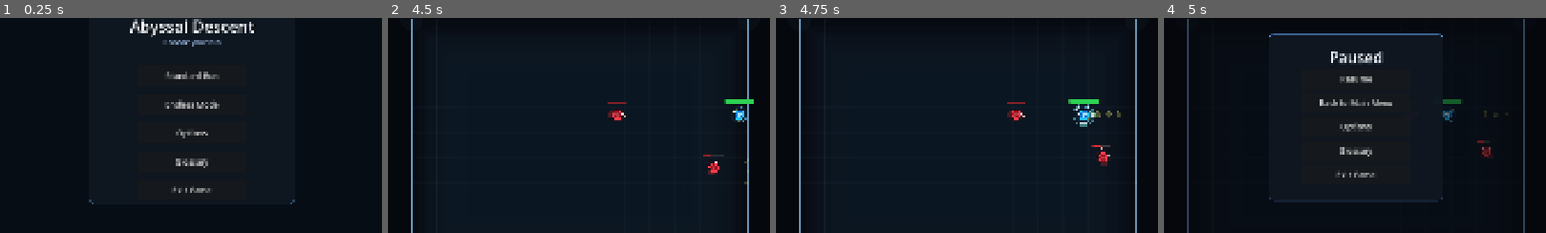
Above: before the commit, frames 1-4 (left to right).
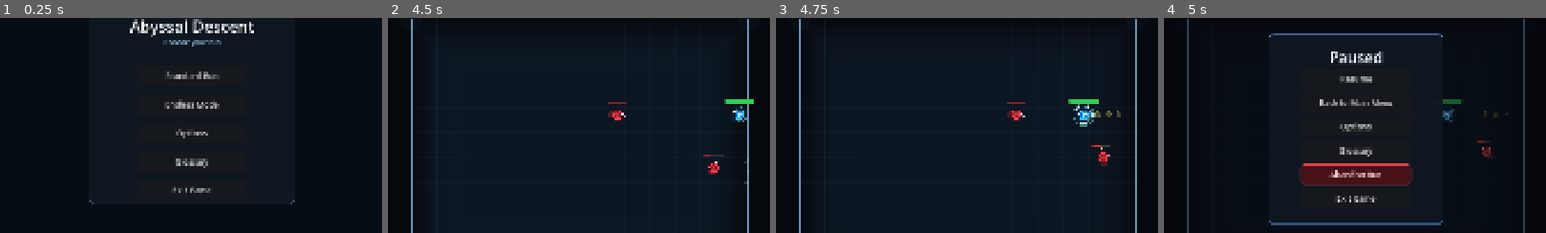
Above: after the commit, the same moments.

Repository: Excellund/AbyssalDescent
Game: Godot game, scene res://scenes/Menu.tscn
The game is run twice, just before and just after one commit, with the same random seed, the same clock (stepped at 60 frames per second) and the same inputs. Sound files missing from this copy of the repository are replaced by a short silence.
Inputs (mouse positions are % of the whole screen's width and height, from its top left):
- Up to frame 1 (0.25 s): no input
- Up to frame 2 (4.5 s): click "Standard Run" at 0.5 s; tap Enter at 1.25 s; move the mouse to (72, 45) at 1.27 s; hold D (move_right) 1.28-2.03 s; click (72, 45) at 1.35 s; tap Space (dash) at 1.55, 2.1, 3.05, 3.6 s; move the mouse to (30, 55) at 2.02 s; hold S (move_down) 2.03-2.78 s; click (30, 55) at 2.3 s; move the mouse to (60, 28) at 2.77 s; hold D (move_right) 2.78-3.53 s; click (60, 28) at 2.85 s; move the mouse to (45, 70) at 3.52 s; hold W (move_up) 3.53-4.28 s; click (45, 70) at 3.8 s; move the mouse to (80, 65) at 4.27 s; hold A (move_left) from 4.28 s (still down); tap E (interact) at 4.35 s
- Up to frame 3 (4.75 s): keep holding A (move_left); tap Space (dash) at 4.55 s
- Up to frame 4 (5 s): keep holding A (move_left); tap Escape (ui_cancel) at 4.9 s
The pictures show only the part of the screen within x 25-75%, y 20-70%; the shares and areas given below are measured in that part.

Frames 1-3 are identical in both runs. In frame 4, 4.0% of the frame differs, in the area x 27-73%, y 67-97%.

Commit message:
Add save/continue run checkpoint system

Diff:
--- a/scripts/menu_controller.gd
+++ b/scripts/menu_controller.gd
@@ -14,6 +14,7 @@
 var master_value_label: Label
 var music_value_label: Label
 var menu_music_player: AudioStreamPlayer
+var primary_run_button: Button
 
 func _ready() -> void:
 	if _should_autostart_debug_encounter():
@@ -94,9 +95,9 @@
 	subtitle.add_theme_color_override("font_color", Color(0.7, 0.84, 1.0, 0.9))
 	root_panel.add_child(subtitle)
 
-	var standard_button := _make_menu_button("Standard Run", Vector2(120.0, 170.0))
-	standard_button.pressed.connect(_on_standard_pressed)
-	root_panel.add_child(standard_button)
+	primary_run_button = _make_menu_button("Standard Run", Vector2(120.0, 170.0))
+	primary_run_button.pressed.connect(_on_primary_run_pressed)
+	root_panel.add_child(primary_run_button)
 
 	var endless_button := _make_menu_button("Endless Mode", Vector2(120.0, 242.0))
 	endless_button.pressed.connect(_on_endless_pressed)
@@ -113,6 +114,7 @@
 	var exit_button := _make_menu_button("Exit Game", Vector2(120.0, 458.0))
 	exit_button.pressed.connect(_on_exit_pressed)
 	root_panel.add_child(exit_button)
+	_refresh_primary_run_button()
 
 	options_panel = _build_options_panel()
 	options_panel.visible = false
@@ -206,11 +208,24 @@
 
 	return panel
 
-func _on_standard_pressed() -> void:
+func _on_primary_run_pressed() -> void:
+	if _has_saved_run():
+		_on_continue_pressed()
+		return
+	_clear_saved_run()
 	_set_run_mode(ENUMS.RunMode.STANDARD)
 	get_tree().change_scene_to_file(GAMEPLAY_SCENE_PATH)
 
+func _on_continue_pressed() -> void:
+	var run_context := get_node_or_null(RUN_CONTEXT_PATH)
+	if run_context == null:
+		return
+	if run_context.has_method("request_resume_saved_run"):
+		run_context.call("request_resume_saved_run")
+	get_tree().change_scene_to_file(GAMEPLAY_SCENE_PATH)
+
 func _on_endless_pressed() -> void:
+	_clear_saved_run()
 	_set_run_mode(ENUMS.RunMode.ENDLESS)
 	get_tree().change_scene_to_file(GAMEPLAY_SCENE_PATH)
 
@@ -329,3 +344,23 @@
 	var run_context := get_node_or_null(RUN_CONTEXT_PATH)
 	if run_context != null and run_context.has_method("set_run_mode"):
 		run_context.call("set_run_mode", mode)
+
+func _refresh_primary_run_button() -> void:
+	if primary_run_button == null:
+		return
+	primary_run_button.text = "Continue Run" if _has_saved_run() else "Standard Run"
+
+func _has_saved_run() -> bool:
+	var run_context := get_node_or_null(RUN_CONTEXT_PATH)
+	if run_context == null or not run_context.has_method("has_saved_run"):
+		return false
+	return bool(run_context.call("has_saved_run"))
+
+func _clear_saved_run() -> void:
+	var run_context := get_node_or_null(RUN_CONTEXT_PATH)
+	if run_context == null:
+		return
+	if run_context.has_method("clear_active_run"):
+		run_context.call("clear_active_run")
+	if run_context.has_method("clear_resume_saved_run_request"):
+		run_context.call("clear_resume_saved_run_request")
--- a/scripts/pause_menu_controller.gd
+++ b/scripts/pause_menu_controller.gd
@@ -5,6 +5,7 @@
 signal pause_opened
 signal pause_closed
 signal back_to_main_menu_requested
+signal abandon_run_requested
 signal exit_game_requested
 
 var run_context_path: String = "/root/RunContext"
@@ -74,7 +75,7 @@
 	pause_menu_layer.add_child(backdrop)
 
 	pause_menu_panel = Panel.new()
-	pause_menu_panel.custom_minimum_size = Vector2(440.0, 420.0)
+	pause_menu_panel.custom_minimum_size = Vector2(440.0, 480.0)
 	pause_menu_panel.position = Vector2(740.0, 260.0)
 	var panel_style := StyleBoxFlat.new()
 	panel_style.bg_color = Color(0.06, 0.09, 0.13, 0.94)
@@ -123,7 +124,14 @@
 	)
 	pause_menu_panel.add_child(glossary_button)
 
-	var exit_button := _make_pause_button("Exit Game", Vector2(80.0, 328.0))
+	var abandon_run_button := _make_pause_button("Abandon Run", Vector2(80.0, 328.0))
+	_apply_destructive_button_style(abandon_run_button)
+	abandon_run_button.pressed.connect(func() -> void:
+		abandon_run_requested.emit()
+	)
+	pause_menu_panel.add_child(abandon_run_button)
+
+	var exit_button := _make_pause_button("Exit Game", Vector2(80.0, 388.0))
 	exit_button.pressed.connect(func() -> void:
 		exit_game_requested.emit()
 	)
@@ -146,6 +154,32 @@
 	button.custom_minimum_size = Vector2(280.0, 52.0)
 	button.add_theme_font_size_override("font_size", 20)
 	return button
+
+func _apply_destructive_button_style(button: Button) -> void:
+	var normal_style := StyleBoxFlat.new()
+	normal_style.bg_color = Color(0.3, 0.07, 0.09, 0.9)
+	normal_style.border_color = Color(0.86, 0.26, 0.3, 0.95)
+	normal_style.set_border_width_all(2)
+	normal_style.set_corner_radius_all(8)
+	button.add_theme_stylebox_override("normal", normal_style)
+
+	var hover_style := StyleBoxFlat.new()
+	hover_style.bg_color = Color(0.4, 0.1, 0.12, 0.94)
+	hover_style.border_color = Color(0.96, 0.34, 0.38, 1.0)
+	hover_style.set_border_width_all(2)
+	hover_style.set_corner_radius_all(8)
+	button.add_theme_stylebox_override("hover", hover_style)
+
+	var pressed_style := StyleBoxFlat.new()
+	pressed_style.bg_color = Color(0.25, 0.06, 0.08, 0.96)
+	pressed_style.border_color = Color(0.84, 0.24, 0.3, 1.0)
+	pressed_style.set_border_width_all(2)
+	pressed_style.set_corner_radius_all(8)
+	button.add_theme_stylebox_override("pressed", pressed_style)
+
+	button.add_theme_color_override("font_color", Color(1.0, 0.86, 0.86, 1.0))
+	button.add_theme_color_override("font_hover_color", Color(1.0, 0.94, 0.94, 1.0))
+	button.add_theme_color_override("font_pressed_color", Color(1.0, 0.82, 0.82, 1.0))
 
 func _build_pause_options_panel() -> Panel:
 	var panel := Panel.new()
--- a/scripts/player.gd
+++ b/scripts/player.gd
@@ -7,6 +7,57 @@
 const ENEMY_BASE := preload("res://scripts/enemy_base.gd")
 const DAMAGEABLE := preload("res://scripts/shared/damageable.gd")
 const ENCOUNTER_CONTRACTS := preload("res://scripts/shared/encounter_contracts.gd")
+const RUN_SNAPSHOT_VERSION := 1
+const RUN_SNAPSHOT_PROPERTIES := [
+	"max_speed",
+	"dash_cooldown",
+	"attack_damage",
+	"attack_range",
+	"attack_arc_degrees",
+	"attack_cooldown",
+	"attack_lock_duration",
+	"iron_skin_armor",
+	"iron_skin_stacks",
+	"reward_razor_wind",
+	"reward_execution_edge",
+	"reward_rupture_wave",
+	"reward_aegis_field",
+	"reward_hunters_snare",
+	"razor_wind_stacks",
+	"execution_edge_stacks",
+	"rupture_wave_stacks",
+	"aegis_field_stacks",
+	"hunters_snare_stacks",
+	"execution_every",
+	"execution_damage_mult",
+	"rupture_wave_radius",
+	"rupture_wave_damage_ratio",
+	"razor_wind_range_scale",
+	"razor_wind_arc_degrees",
+	"razor_wind_damage_ratio",
+	"aegis_field_resist_ratio",
+	"aegis_field_resist_duration",
+	"aegis_field_pulse_radius",
+	"aegis_field_slow_duration",
+	"aegis_field_slow_mult",
+	"aegis_field_cooldown",
+	"aegis_field_active_left",
+	"aegis_field_cooldown_left",
+	"hunters_snare_bonus_damage",
+	"hunters_snare_slow_duration",
+	"hunters_snare_slow_mult",
+	"reward_phantom_step",
+	"reward_void_dash",
+	"reward_static_wake",
+	"phantom_step_stacks",
+	"void_dash_stacks",
+	"static_wake_stacks",
+	"phantom_step_damage",
+	"phantom_step_slow_duration",
+	"void_dash_range_mult",
+	"static_wake_damage",
+	"static_wake_lifetime"
+]
 
 signal health_changed(current_health: int, max_health: int)
 signal died
@@ -457,6 +508,58 @@
 		return
 	upgrade_system.initialize(self, null, registry)
 
+func build_run_snapshot() -> Dictionary:
+	var properties: Dictionary = {}
+	for property_name in RUN_SNAPSHOT_PROPERTIES:
+		properties[property_name] = get(property_name)
+	var trial_stacks: Dictionary = {}
+	if is_instance_valid(upgrade_system):
+		var raw_stacks: Variant = upgrade_system.get("trial_power_stacks")
+		if raw_stacks is Dictionary:
+			trial_stacks = (raw_stacks as Dictionary).duplicate(true)
+	return {
+		"version": RUN_SNAPSHOT_VERSION,
+		"current_health": _get_current_health(),
+		"properties": properties,
+		"active_objective_mutators": get_active_objective_mutators(),
+		"trial_power_stacks": trial_stacks
+	}
+
+func apply_run_snapshot(snapshot: Dictionary) -> void:
+	if snapshot.is_empty():
+		return
+	var properties := snapshot.get("properties", {}) as Dictionary
+	for property_name in properties.keys():
+		set(String(property_name), properties[property_name])
+	var mutators := snapshot.get("active_objective_mutators", []) as Array
+	active_objective_mutators.clear()
+	for mutator_entry in mutators:
+		if mutator_entry is Dictionary:
+			active_objective_mutators.append((mutator_entry as Dictionary).duplicate(true))
+	_recalculate_objective_mutator_totals()
+	var trial_stacks := snapshot.get("trial_power_stacks", {}) as Dictionary
+	if is_instance_valid(upgrade_system):
+		upgrade_system.set("trial_power_stacks", trial_stacks.duplicate(true))
+	if is_instance_valid(health_state):
+		health_state.max_health = max_health
+		health_state.set_health(int(snapshot.get("current_health", max_health)))
+
+	dash_time_left = 0.0
+	dash_cooldown_left = 0.0
+	attack_cooldown_left = 0.0
+	attack_anim_time_left = 0.0
+	attack_lock_time_left = 0.0
+	dash_phase_release_left = 0.0
+	dash_enemy_exceptions.clear()
+	queued_attack_after_dash = false
+	phantom_step_hit_ids.clear()
+	phantom_step_ghost_positions.clear()
+	static_wake_trails.clear()
+	void_dash_reset_pulse_left = 0.0
+	_set_dash_phasing(false)
+	velocity = Vector2.ZERO
+	queue_redraw()
+
 func apply_trial_power(reward_id: String) -> void:
 	upgrade_system.apply_trial_power(reward_id)
 
--- a/scripts/run_context.gd
+++ b/scripts/run_context.gd
@@ -4,10 +4,13 @@
 const MODE_STANDARD := "standard"
 const MODE_ENDLESS := "endless"
 const SETTINGS_STORE := preload("res://scripts/settings_store.gd")
+const ACTIVE_RUN_SAVE_PATH := "user://active_run.save"
+const ACTIVE_RUN_VERSION := 1
 
 var run_mode: int = ENUMS.RunMode.STANDARD
 var master_volume_db: float = 0.0
 var music_volume_db: float = -46.0
+var resume_saved_run_requested: bool = false
 
 func _ready() -> void:
 	load_audio_settings()
@@ -44,3 +47,54 @@
 	var master_bus := AudioServer.get_bus_index("Master")
 	if master_bus >= 0:
 		AudioServer.set_bus_volume_db(master_bus, master_volume_db)
+
+func has_saved_run() -> bool:
+	return FileAccess.file_exists(ACTIVE_RUN_SAVE_PATH)
+
+func save_active_run(snapshot: Dictionary) -> bool:
+	if snapshot.is_empty():
+		return false
+	var file := FileAccess.open(ACTIVE_RUN_SAVE_PATH, FileAccess.WRITE)
+	if file == null:
+		return false
+	var payload := {
+		"version": ACTIVE_RUN_VERSION,
+		"saved_at_unix": int(Time.get_unix_time_from_system()),
+		"snapshot": snapshot.duplicate(true)
+	}
+	file.store_var(payload)
+	return true
+
+func load_active_run() -> Dictionary:
+	if not has_saved_run():
+		return {}
+	var file := FileAccess.open(ACTIVE_RUN_SAVE_PATH, FileAccess.READ)
+	if file == null:
+		return {}
+	var payload_raw: Variant = file.get_var()
+	if not (payload_raw is Dictionary):
+		return {}
+	var payload := payload_raw as Dictionary
+	if int(payload.get("version", -1)) != ACTIVE_RUN_VERSION:
+		return {}
+	var snapshot_raw: Variant = payload.get("snapshot", {})
+	if not (snapshot_raw is Dictionary):
+		return {}
+	return (snapshot_raw as Dictionary).duplicate(true)
+
+func clear_active_run() -> void:
+	if not has_saved_run():
+		return
+	DirAccess.remove_absolute(ProjectSettings.globalize_path(ACTIVE_RUN_SAVE_PATH))
+
+func request_resume_saved_run() -> void:
+	resume_saved_run_requested = true
+
+func consume_resume_saved_run_request() -> bool:
+	if not resume_saved_run_requested:
+		return false
+	resume_saved_run_requested = false
+	return true
+
+func clear_resume_saved_run_request() -> void:
+	resume_saved_run_requested = false
--- a/scripts/world_generator.gd
+++ b/scripts/world_generator.gd
@@ -19,6 +19,7 @@
 const ENCOUNTER_CONTRACTS := preload("res://scripts/shared/encounter_contracts.gd")
 const RUN_CONTEXT_PATH := "/root/RunContext"
 const MENU_SCENE_PATH := "res://scenes/Menu.tscn"
+const RUN_SNAPSHOT_VERSION := 1
 const WORLD_HUD_SCRIPT := preload("res://scripts/world_hud.gd")
 const WORLD_RENDERER_SCRIPT := preload("res://scripts/world_renderer.gd")
 const PAUSE_MENU_CONTROLLER_SCRIPT := preload("res://scripts/pause_menu_controller.gd")
@@ -225,11 +226,14 @@
 	pause_menu_controller.connect("pause_opened", Callable(self, "_on_pause_menu_opened"))
 	pause_menu_controller.connect("pause_closed", Callable(self, "_on_pause_menu_closed"))
 	pause_menu_controller.connect("back_to_main_menu_requested", Callable(self, "_on_pause_back_to_menu_requested"))
+	pause_menu_controller.connect("abandon_run_requested", Callable(self, "_on_pause_abandon_run_requested"))
 	pause_menu_controller.connect("exit_game_requested", Callable(self, "_on_pause_exit_game_requested"))
 	victory_screen = VICTORY_SCREEN_SCRIPT.new()
 	add_child(victory_screen)
 	victory_screen.connect("back_to_main_menu_requested", Callable(self, "_on_victory_back_to_menu"))
 	hud.refresh(_get_hud_state(), player)
+	if _try_resume_saved_run():
+		return
 	_apply_debug_start_powers_if_needed()
 	if debug_trigger_victory:
 		victory_screen.call("show_victory", 0)
@@ -1102,12 +1106,172 @@
 	choosing_next_room = false
 	boss_unlocked = false
 	pending_room_reward = ENUMS.RewardMode.NONE
+	_clear_active_run_checkpoint()
 	hud.show_banner("Run Complete", "")
 	if is_instance_valid(victory_screen):
 		victory_screen.call("show_victory", rooms_cleared)
 
 func _get_run_context() -> Node:
 	return get_node_or_null(RUN_CONTEXT_PATH)
+
+func _try_resume_saved_run() -> bool:
+	var run_context := _get_run_context()
+	if run_context == null:
+		return false
+	if not run_context.has_method("consume_resume_saved_run_request"):
+		return false
+	if not bool(run_context.call("consume_resume_saved_run_request")):
+		return false
+	if not run_context.has_method("load_active_run"):
+		return false
+	var snapshot := run_context.call("load_active_run") as Dictionary
+	if snapshot.is_empty():
+		return false
+	if int(snapshot.get("version", -1)) != RUN_SNAPSHOT_VERSION:
+		if run_context.has_method("clear_active_run"):
+			run_context.call("clear_active_run")
+		return false
+	if not _apply_active_run_snapshot(snapshot):
+		if run_context.has_method("clear_active_run"):
+			run_context.call("clear_active_run")
+		return false
+	return true
+
+func _save_active_run_checkpoint() -> void:
+	var run_context := _get_run_context()
+	if run_context == null:
+		return
+	if not run_context.has_method("save_active_run"):
+		return
+	var snapshot := _build_active_run_snapshot()
+	if snapshot.is_empty():
+		return
+	run_context.call("save_active_run", snapshot)
+
+func _clear_active_run_checkpoint() -> void:
+	var run_context := _get_run_context()
+	if run_context == null:
+		return
+	if run_context.has_method("clear_active_run"):
+		run_context.call("clear_active_run")
+	if run_context.has_method("clear_resume_saved_run_request"):
+		run_context.call("clear_resume_saved_run_request")
+
+func _build_active_run_snapshot() -> Dictionary:
+	if not is_instance_valid(player):
+		return {}
+	var run_context := _get_run_context()
+	var run_mode_value: Variant = ENUMS.RunMode.ENDLESS if _is_endless_mode() else ENUMS.RunMode.STANDARD
+	if run_context != null:
+		var context_mode: Variant = run_context.get("run_mode")
+		if context_mode != null:
+			run_mode_value = context_mode
+	var player_snapshot: Dictionary = {}
+	if player.has_method("build_run_snapshot"):
+		player_snapshot = player.call("build_run_snapshot") as Dictionary
+	return {
+		"version": RUN_SNAPSHOT_VERSION,
+		"run_mode": run_mode_value,
+		"rooms_cleared": rooms_cleared,
+		"room_depth": room_depth,
+		"active_room_enemy_count": active_room_enemy_count,
+		"boss_unlocked": boss_unlocked,
+		"in_boss_room": in_boss_room,
+		"in_second_boss_room": in_second_boss_room,
+		"first_boss_defeated": first_boss_defeated,
+		"phase_two_rooms_cleared": phase_two_rooms_cleared,
+		"endless_boss_defeated": endless_boss_defeated,
+		"choosing_next_room": choosing_next_room,
+		"run_cleared": run_cleared,
+		"boons_taken": boons_taken.duplicate(),
+		"arcana_rewards_taken": arcana_rewards_taken.duplicate(),
+		"current_room_size": current_room_size,
+		"current_room_static_camera": current_room_static_camera,
+		"current_room_label": current_room_label,
+		"door_options": door_options.duplicate(true),
+		"pending_room_reward": pending_room_reward,
+		"current_room_enemy_mutator": current_room_enemy_mutator.duplicate(true),
+		"current_room_player_mutator": current_room_player_mutator.duplicate(true),
+		"active_objective_kind": active_objective_kind,
+		"objective_time_left": objective_time_left,
+		"objective_spawn_interval": objective_spawn_interval,
+		"objective_spawn_timer": objective_spawn_timer,
+		"objective_spawn_batch": objective_spawn_batch,
+		"objective_max_enemies": objective_max_enemies,
+		"objective_kill_target": objective_kill_target,
+		"objective_kills": objective_kills,
+		"objective_overtime": objective_overtime,
+		"objective_survival_quota_announced": objective_survival_quota_announced,
+		"player_snapshot": player_snapshot
+	}
+
+func _apply_active_run_snapshot(snapshot: Dictionary) -> bool:
+	if not is_instance_valid(player):
+		return false
+	var run_context := _get_run_context()
+	if run_context != null and run_context.has_method("set_run_mode"):
+		run_context.call("set_run_mode", snapshot.get("run_mode", ENUMS.RunMode.STANDARD))
+
+	rooms_cleared = int(snapshot.get("rooms_cleared", rooms_cleared))
+	room_depth = int(snapshot.get("room_depth", room_depth))
+	active_room_enemy_count = 0
+	boss_unlocked = bool(snapshot.get("boss_unlocked", boss_unlocked))
+	in_boss_room = bool(snapshot.get("in_boss_room", false))
+	in_second_boss_room = bool(snapshot.get("in_second_boss_room", false))
+	first_boss_defeated = bool(snapshot.get("first_boss_defeated", first_boss_defeated))
+	phase_two_rooms_cleared = int(snapshot.get("phase_two_rooms_cleared", phase_two_rooms_cleared))
+	endless_boss_defeated = bool(snapshot.get("endless_boss_defeated", endless_boss_defeated))
+	run_cleared = bool(snapshot.get("run_cleared", false))
+	choosing_next_room = bool(snapshot.get("choosing_next_room", true))
+	if not choosing_next_room:
+		choosing_next_room = true
+
+	boons_taken = _to_string_array(snapshot.get("boons_taken", []))
+	arcana_rewards_taken = _to_string_array(snapshot.get("arcana_rewards_taken", []))
+	current_room_size = snapshot.get("current_room_size", room_base_size) as Vector2
+	current_room_static_camera = bool(snapshot.get("current_room_static_camera", true))
+	current_room_label = String(snapshot.get("current_room_label", "Doorway"))
+	var loaded_doors := snapshot.get("door_options", []) as Array
+	door_options.clear()
+	for door in loaded_doors:
+		if door is Dictionary:
+			door_options.append((door as Dictionary).duplicate(true))
+	pending_room_reward = int(snapshot.get("pending_room_reward", ENUMS.RewardMode.NONE))
+	current_room_enemy_mutator = snapshot.get("current_room_enemy_mutator", {}) as Dictionary
+	current_room_player_mutator = snapshot.get("current_room_player_mutator", {}) as Dictionary
+
+	active_objective_kind = String(snapshot.get("active_objective_kind", ""))
+	objective_time_left = float(snapshot.get("objective_time_left", 0.0))
+	objective_spawn_interval = float(snapshot.get("objective_spawn_interval", 0.0))
+	objective_spawn_timer = float(snapshot.get("objective_spawn_timer", 0.0))
+	objective_spawn_batch = int(snapshot.get("objective_spawn_batch", 1))
+	objective_max_enemies = int(snapshot.get("objective_max_enemies", 0))
+	objective_kill_target = int(snapshot.get("objective_kill_target", 0))
+	objective_kills = int(snapshot.get("objective_kills", 0))
+	objective_overtime = bool(snapshot.get("objective_overtime", false))
+	objective_survival_quota_announced = bool(snapshot.get("objective_survival_quota_announced", false))
+	objective_target_enemy = null
+	objective_target_type = ""
+	objective_target_name = ""
+
+	var player_snapshot := snapshot.get("player_snapshot", {}) as Dictionary
+	if player.has_method("apply_run_snapshot"):
+		player.call("apply_run_snapshot", player_snapshot)
+
+	_clear_all_enemies()
+	player.global_position = Vector2.ZERO
+	_apply_camera_bounds_for_room(current_room_size)
+	_play_room_music(false, false)
+	hud.refresh(_get_hud_state(), player)
+	_set_combat_paused(false)
+	return true
+
+func _to_string_array(value: Variant) -> Array[String]:
+	var out: Array[String] = []
+	if value is Array:
+		for entry in value:
+			out.append(String(entry))
+	return out
 
 func _is_endless_mode() -> bool:
 	var run_context := _get_run_context()
@@ -1145,12 +1309,20 @@
 	_set_combat_paused(_is_reward_selection_active())
 
 func _on_victory_back_to_menu() -> void:
+	_clear_active_run_checkpoint()
 	get_tree().change_scene_to_file(MENU_SCENE_PATH)
 
 func _on_pause_back_to_menu_requested() -> void:
 	_set_combat_paused(false)
 	if is_instance_valid(pause_menu_controller):
 		pause_menu_controller.call("close")
+	get_tree().change_scene_to_file(MENU_SCENE_PATH)
+
+func _on_pause_abandon_run_requested() -> void:
+	_set_combat_paused(false)
+	if is_instance_valid(pause_menu_controller):
+		pause_menu_controller.call("close")
+	_clear_active_run_checkpoint()
 	get_tree().change_scene_to_file(MENU_SCENE_PATH)
 
 func _on_pause_exit_game_requested() -> void:
@@ -1174,6 +1346,7 @@
 		else:
 			door_options[0]["label"] = "Warden"
 			door_options[0]["color"] = Color(0.96, 0.46, 0.18, 0.98)
+	_save_active_run_checkpoint()
 
 func _try_use_door() -> void:
 	if not choosing_next_room:
